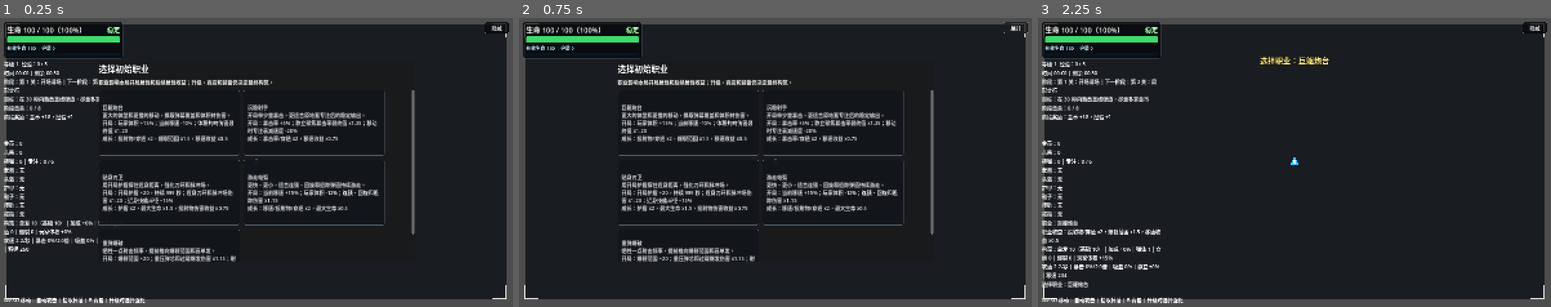
Above: before the commit, frames 1-3 (left to right).
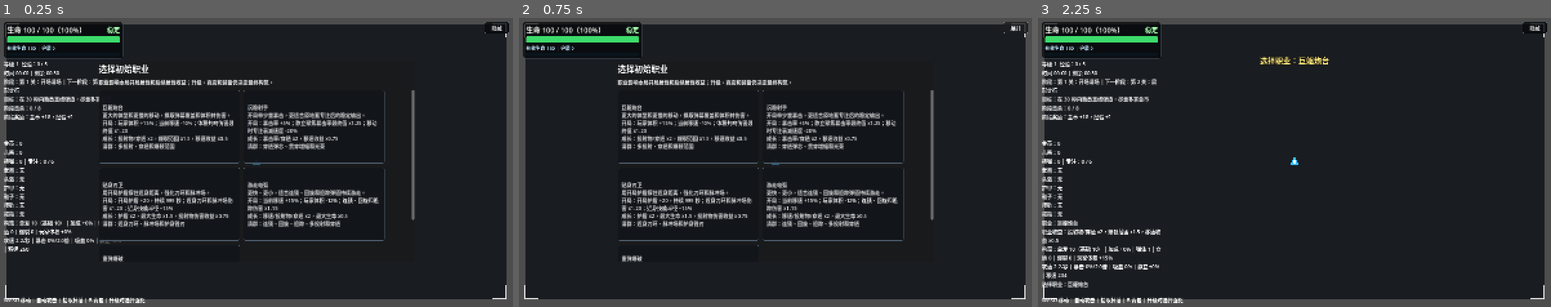
Above: after the commit, the same moments.

Repository: airisuzuki123/RogueLootPrototype
Game: Godot game, scene res://scenes/main.tscn
Two runs of this game, one before a commit and one after it. Both use one fixed random seed, a clock stepped at 60 frames per second and the inputs below.
Inputs:
- Up to frame 1 (0.25 s): no input
- Up to frame 2 (0.75 s): click "隐藏" at 0.5 s
- Up to frame 3 (2.25 s): click "展开" at 1.25 s; click "巨躯炮台 更大的体型和更慢的移动，换取弹幕覆盖和体积转伤害…" at 2 s

The runs differ from the first frame. In frame 1, 6.5% of the frame differs, in the area x 19-81%, y 43-85%; in frame 2, 6.5%; in frame 3, nothing differs.

Commit message:
补充职业清群审计

Diff:
--- a/scripts/items/character_class_catalog.gd
+++ b/scripts/items/character_class_catalog.gd
@@ -14,6 +14,7 @@
 		"summary": "更大的体型和更慢的移动，换取弹幕覆盖和体积转伤害。",
 		"effects": ["玩家体积 +15%", "当前移速 -10%", "体积共鸣伤害最终值 x1.20", "获得投射物 +100%、穿透 +100%、爆裂范围 +50%", "获得移速 -50%"],
 		"gain_summary": "投射物/穿透 x2，爆裂范围 x1.5，移速收益 x0.5",
+		"clear_summary": "多投射、穿透和爆裂范围",
 		"initial_stats": {"player_size_bonus": 0.15, "move_speed_multiplier": 0.90},
 		"multipliers": {"mass_resonance_damage": 1.20},
 		"gain_multipliers": {"projectile_count": 2.0, "pierce": 2.0, "explosion_radius": 1.5, "move_speed": 0.5, "player_size_bonus": 1.35},
@@ -26,6 +27,7 @@
 		"summary": "开局带少量暴击，更适合原地蓄专注后的稳定输出。",
 		"effects": ["暴击率 +5%", "静立聚焦暴击率最终值 x1.25", "移动时专注衰减速度 -20%", "获得暴击率 +100%、穿透 +100%", "获得移速 -25%"],
 		"gain_summary": "暴击率/穿透 x2，移速收益 x0.75",
+		"clear_summary": "穿透弹芯、贯穿增幅和光束",
 		"initial_stats": {"critical_chance": 5},
 		"multipliers": {"stationary_crit": 1.25},
 		"focus_decay": {"stationary_move_decay_multiplier": 0.80},
@@ -39,6 +41,7 @@
 		"summary": "用开局护盾撑住近身距离，强化刀环和脉冲场。",
 		"effects": ["开局护盾 +20，持续 999 秒", "近身刀环和脉冲场伤害 x1.20", "近身技能半径 +15%", "获得护盾 +100%、最大生命 +50%", "获得投射物伤害 -25%"],
 		"gain_summary": "护盾 x2，最大生命 x1.5，投射物伤害收益 x0.75",
+		"clear_summary": "近身刀环、脉冲场和护身锋刃",
 		"initial_stats": {"shield": 20, "shield_duration": 999.0},
 		"multipliers": {"close_damage": 1.20, "close_radius": 1.15},
 		"gain_multipliers": {"shield": 2.0, "max_health": 1.5, "projectile_damage_percent": 0.75, "damage": 0.75, "damage_flat": 0.75},
@@ -51,6 +54,7 @@
 		"summary": "更快、更小，适合连锁、回旋和追踪弹道持续游走。",
 		"effects": ["当前移速 +15%", "玩家体积 -12%", "连锁、回旋和追踪伤害 x1.15", "获得移速 +100%、投射物 +100%、穿透 +100%", "获得最大生命 -50%"],
 		"gain_summary": "移速/投射物/穿透 x2，最大生命 x0.5",
+		"clear_summary": "连锁、回旋、追踪、多投射和穿透",
 		"initial_stats": {"move_speed_multiplier": 1.15, "player_size_bonus": -0.12},
 		"multipliers": {"chain_orbit_homing_damage": 1.15},
 		"gain_multipliers": {"move_speed": 2.0, "projectile_count": 2.0, "pierce": 2.0, "max_health": 0.5, "player_size_reduction": 1.5},
@@ -63,6 +67,7 @@
 		"summary": "牺牲一点射击频率，提前推向爆裂范围和高单发。",
 		"effects": ["爆裂范围 +20", "重压弹芯和过载爆发伤害 x1.15", "射击间隔 +8%", "获得爆裂范围 +100%、穿透 +100%、投射物伤害 +35%", "获得移速 -50%"],
 		"gain_summary": "爆裂范围/穿透 x2，投射物伤害收益 x1.35，移速收益 x0.5",
+		"clear_summary": "爆裂范围、裂片爆破和穿透",
 		"initial_stats": {"explosion_radius": 20.0, "fire_interval_multiplier": 1.08},
 		"multipliers": {"heavy_overload_damage": 1.15},
 		"gain_multipliers": {"explosion_radius": 2.0, "pierce": 2.0, "move_speed": 0.5, "projectile_damage_percent": 1.35},
--- a/scripts/ui/hud.gd
+++ b/scripts/ui/hud.gd
@@ -728,7 +728,7 @@
 		var class_data: Dictionary = class_options[index]
 		var button := Button.new()
 		button.text = _format_class_option_text(class_data)
-		button.custom_minimum_size = Vector2(438, 204)
+		button.custom_minimum_size = Vector2(438, 228)
 		button.alignment = HORIZONTAL_ALIGNMENT_LEFT
 		button.autowrap_mode = TextServer.AUTOWRAP_WORD_SMART
 		button.pressed.connect(_on_class_option_pressed.bind(index))
@@ -750,6 +750,9 @@
 	var gain_summary := str(class_data.get("gain_summary", ""))
 	if not gain_summary.is_empty():
 		lines.append("成长：" + gain_summary)
+	var clear_summary := str(class_data.get("clear_summary", ""))
+	if not clear_summary.is_empty():
+		lines.append("清群：" + clear_summary)
 	return "\n".join(lines)
 
 func _on_class_option_pressed(index: int) -> void:
--- a/tools/class_effect_audit.gd
+++ b/tools/class_effect_audit.gd
@@ -96,6 +96,7 @@
 		lines.append("- 结果：%s" % ("通过" if bool(row.get("passed", false)) else "失败"))
 		lines.append("- 玩家可见效果：%s" % str(row.get("effects", "")))
 		lines.append("- 玩家可见成长收益：%s" % str(row.get("gain_summary", "")))
+		lines.append("- 玩家可见清群入口：%s" % str(row.get("clear_summary", "")))
 		lines.append("")
 		lines.append("| 项目 | 实际 | 预期 |")
 		lines.append("|---|---:|---:|")
@@ -128,6 +129,7 @@
 	checks.append(_check_bool(class_data, "职业说明", not str(class_data.get("summary", "")).is_empty(), "已填写", "已填写"))
 	checks.append(_check_bool(class_data, "玩家可见效果", not class_data.get("effects", []).is_empty(), "已填写", "已填写"))
 	checks.append(_check_bool(class_data, "玩家可见成长收益", not str(class_data.get("gain_summary", "")).is_empty(), "已填写", "已填写"))
+	checks.append(_check_bool(class_data, "玩家可见清群入口", not str(class_data.get("clear_summary", "")).is_empty(), "已填写", "已填写"))
 	checks.append(_check_supported_keys(class_data, "初始属性键", class_data.get("initial_stats", {}), SUPPORTED_INITIAL_STATS))
 	var multipliers: Dictionary = class_data.get("multipliers", {})
 	checks.append(_check_supported_keys(class_data, "乘区键", multipliers, SUPPORTED_MULTIPLIERS))
@@ -151,6 +153,7 @@
 		"name": str(class_data.get("name", "")),
 		"effects": "；".join(class_data.get("effects", [])),
 		"gain_summary": str(class_data.get("gain_summary", "")),
+		"clear_summary": str(class_data.get("clear_summary", "")),
 		"passed": _checks_passed(checks),
 		"summary_text": _format_summary(summary),
 		"gain_example_text": _format_gain_examples(class_data),
--- a/tools/class_offer_audit.gd
+++ b/tools/class_offer_audit.gd
@@ -5,8 +5,29 @@
 
 const REPORT_PATH := "res://docs/class-offer-audit.md"
 const TOP_COUNT := 8
+const DIVERSITY_TOP_COUNT := 8
+const MIN_ROUTE_VARIETY := 3
+const MIN_GROUP_CLEAR_TOP_COUNT := 2
+const GROUP_CLEAR_UPGRADE_IDS := {
+	"multishot": true,
+	"piercing_rounds": true,
+	"blast_core": true,
+	"chain_spark": true,
+	"orbit_blade": true,
+	"homing_shards": true,
+	"close_slash": true,
+	"pulse_field": true,
+	"channel_beam": true,
+	"shatter_blast": true,
+	"pierce_amp": true,
+	"conduit_coil": true,
+	"guard_blade": true,
+	"overload_burst": true,
+	"reflow_shards": true
+}
 
 var current_scenario: Dictionary = {}
+var failures: Array[String] = []
 
 func _initialize() -> void:
 	var report := _build_report()
@@ -17,10 +38,16 @@
 		return
 	file.store_string(report)
 	file.close()
-	print("已生成职业出货审计报告：%s" % REPORT_PATH)
-	quit()
+	if failures.is_empty():
+		print("已生成职业出货审计报告：%s" % REPORT_PATH)
+		quit()
+	else:
+		for failure in failures:
+			push_error(failure)
+		quit(1)
 
 func _build_report() -> String:
+	failures.clear()
 	var lines: Array[String] = []
 	lines.append("# 阶段 5.5 职业出货审计报告")
 	lines.append("")
@@ -30,17 +57,19 @@
 	lines.append("")
 	lines.append("- 每个职业只模拟选择职业后的开局状态，不模拟后续升级、商店购买或装备。")
 	lines.append("- 职业路线偏向会提高相关路线分数，职业标签偏向会参与标签命中和技能权重。")
+	lines.append("- 检查高权重候选中是否保留至少 %d 个清群入口，并至少覆盖 %d 类路线，避免职业开局只剩单一路线。" % [MIN_GROUP_CLEAR_TOP_COUNT, MIN_ROUTE_VARIETY])
 	lines.append("- 报告只展示内部审计数据；游戏内 UI 不显示路线名、标签名或权重规则。")
 	lines.append("")
 	lines.append("## 结论摘要")
 	lines.append("")
-	for scenario in _build_class_scenarios():
+	var scenarios := _build_class_scenarios()
+	for scenario in scenarios:
 		current_scenario = scenario
 		lines.append(_summarize_scenario(scenario))
 	lines.append("")
 	lines.append("## 职业明细")
 	lines.append("")
-	for scenario in _build_class_scenarios():
+	for scenario in scenarios:
 		current_scenario = scenario
 		_append_scenario_detail(lines, scenario)
 	while not lines.is_empty() and str(lines[-1]).is_empty():
@@ -78,34 +107,60 @@
 func _summarize_scenario(scenario: Dictionary) -> String:
 	var upgrade_rows := _build_upgrade_weights(false)
 	var shop_rows := _build_upgrade_weights(true)
-	return "- %s：升级前五为 %s；商店前五为 %s；路线分数 %s；主动标签 `%s`。" % [
+	var audit := _evaluate_offer_health(upgrade_rows, shop_rows)
+	var passed := bool(audit.get("passed", false))
+	if not passed:
+		failures.append("%s：职业出货清群或路线覆盖不足，升级清群 %d / 商店清群 %d / 升级路线 %d / 商店路线 %d" % [
+			str(scenario.get("title", "")),
+			int(audit.get("upgrade_group_clear_count", 0)),
+			int(audit.get("shop_group_clear_count", 0)),
+			int(audit.get("upgrade_route_count", 0)),
+			int(audit.get("shop_route_count", 0))
+		])
+	return "- %s：%s；升级前五为 %s；商店前五为 %s；清群候选 升级 %d / 商店 %d；路线覆盖 升级 %d / 商店 %d；路线分数 %s；主动标签 `%s`。" % [
 		str(scenario.get("title", "")),
+		"通过" if passed else "失败",
 		_format_top_titles(_top_weight_rows(upgrade_rows, 5)),
 		_format_top_titles(_top_weight_rows(shop_rows, 5)),
+		int(audit.get("upgrade_group_clear_count", 0)),
+		int(audit.get("shop_group_clear_count", 0)),
+		int(audit.get("upgrade_route_count", 0)),
+		int(audit.get("shop_route_count", 0)),
 		_format_route_scores(_get_active_build_route_scores()),
 		"`, `".join(_get_active_skill_tags().keys())
 	]
 
 func _append_scenario_detail(lines: Array[String], scenario: Dictionary) -> void:
 	var class_data: Dictionary = scenario.get("class_data", {})
+	var upgrade_rows := _build_upgrade_weights(false)
+	var shop_rows := _build_upgrade_weights(true)
+	var audit := _evaluate_offer_health(upgrade_rows, shop_rows)
 	lines.append("### %s" % str(scenario.get("title", "")))
 	lines.append("")
 	lines.append("- 玩家可见效果：%s" % "；".join(class_data.get("effects", [])))
+	lines.append("- 玩家可见清群入口：%s" % str(class_data.get("clear_summary", "")))
+	lines.append("- 审计结果：%s，清群候选 升级 %d / 商店 %d，路线覆盖 升级 %d / 商店 %d" % [
+		"通过" if bool(audit.get("passed", false)) else "失败",
+		int(audit.get("upgrade_group_clear_count", 0)),
+		int(audit.get("shop_group_clear_count", 0)),
+		int(audit.get("upgrade_route_count", 0)),
+		int(audit.get("shop_route_count", 0))
+	])
 	lines.append("- 路线分数：%s" % _format_route_scores(_get_active_build_route_scores()))
 	lines.append("- 主动标签：`%s`" % "`, `".join(_get_active_skill_tags().keys()))
 	lines.append("")
 	lines.append("升级权重前 %d：" % TOP_COUNT)
 	lines.append("")
-	lines.append("| 技能 | 权重 | 稀有度 | 路线 | 标签命中 | 冲突命中 |")
-	lines.append("|---|---:|---|---|---|---|")
-	for row in _top_weight_rows(_build_upgrade_weights(false), TOP_COUNT):
+	lines.append("| 技能 | 权重 | 稀有度 | 路线 | 标签命中 | 冲突命中 | 清群 |")
+	lines.append("|---|---:|---|---|---|---|---|")
+	for row in _top_weight_rows(upgrade_rows, TOP_COUNT):
 		lines.append(_format_weight_row(row))
 	lines.append("")
 	lines.append("商店权重前 %d：" % TOP_COUNT)
 	lines.append("")
-	lines.append("| 技能 | 权重 | 稀有度 | 路线 | 标签命中 | 冲突命中 |")
-	lines.append("|---|---:|---|---|---|---|")
-	for row in _top_weight_rows(_build_upgrade_weights(true), TOP_COUNT):
+	lines.append("| 技能 | 权重 | 稀有度 | 路线 | 标签命中 | 冲突命中 | 清群 |")
+	lines.append("|---|---:|---|---|---|---|---|")
+	for row in _top_weight_rows(shop_rows, TOP_COUNT):
 		lines.append(_format_weight_row(row))
 	lines.append("")
 
@@ -125,9 +180,48 @@
 			"weight": weight,
 			"routes": SkillCatalog.get_upgrade_route_tags(upgrade_id),
 			"source_matches": _get_source_tag_matches(upgrade_id),
-			"conflict_matches": _get_conflict_tag_matches(upgrade_id)
+			"conflict_matches": _get_conflict_tag_matches(upgrade_id),
+			"group_clear": GROUP_CLEAR_UPGRADE_IDS.has(upgrade_id)
 		})
 	return rows
+
+func _evaluate_offer_health(upgrade_rows: Array[Dictionary], shop_rows: Array[Dictionary]) -> Dictionary:
+	var upgrade_top := _top_weight_rows(upgrade_rows, DIVERSITY_TOP_COUNT)
+	var shop_top := _top_weight_rows(shop_rows, DIVERSITY_TOP_COUNT)
+	var upgrade_group_clear_count := _count_group_clear_rows(upgrade_top)
+	var shop_group_clear_count := _count_group_clear_rows(shop_top)
+	var upgrade_route_count := _count_unique_routes(upgrade_top)
+	var shop_route_count := _count_unique_routes(shop_top)
+	var class_data: Dictionary = current_scenario.get("class_data", {})
+	var clear_summary := str(class_data.get("clear_summary", ""))
+	var passed := (
+		not clear_summary.is_empty()
+		and upgrade_group_clear_count >= MIN_GROUP_CLEAR_TOP_COUNT
+		and shop_group_clear_count >= MIN_GROUP_CLEAR_TOP_COUNT
+		and upgrade_route_count >= MIN_ROUTE_VARIETY
+		and shop_route_count >= MIN_ROUTE_VARIETY
+	)
+	return {
+		"passed": passed,
+		"upgrade_group_clear_count": upgrade_group_clear_count,
+		"shop_group_clear_count": shop_group_clear_count,
+		"upgrade_route_count": upgrade_route_count,
+		"shop_route_count": shop_route_count
+	}
+
+func _count_group_clear_rows(rows: Array[Dictionary]) -> int:
+	var count := 0
+	for row in rows:
+		if bool(row.get("group_clear", false)):
+			count += 1
+	return count
+
+func _count_unique_routes(rows: Array[Dictionary]) -> int:
+	var route_ids := {}
+	for row in rows:
+		for route_id in row.get("routes", []):
+			route_ids[str(route_id)] = true
+	return route_ids.size()
 
 func _apply_skill_momentum_weight(base_weight: int, upgrade_id: String) -> int:
 	var weighted_base := base_weight
@@ -291,13 +385,14 @@
 	return sorted.slice(0, mini(count, sorted.size()))
 
 func _format_weight_row(row: Dictionary) -> String:
-	return "| %s | %d | %s | %s | %s | %s |" % [
+	return "| %s | %d | %s | %s | %s | %s | %s |" % [
 		str(row.get("title", "")),
 		int(row.get("weight", 0)),
 		str(row.get("rarity", "")),
 		", ".join(row.get("routes", [])),
 		", ".join(row.get("source_matches", [])),
-		", ".join(row.get("conflict_matches", []))
+		", ".join(row.get("conflict_matches", [])),
+		"是" if bool(row.get("group_clear", false)) else "否"
 	]
 
 func _format_top_titles(rows: Array[Dictionary]) -> String:
Not shown, changed: docs/class-effect-audit.md
Not shown, changed: docs/class-offer-audit.md
